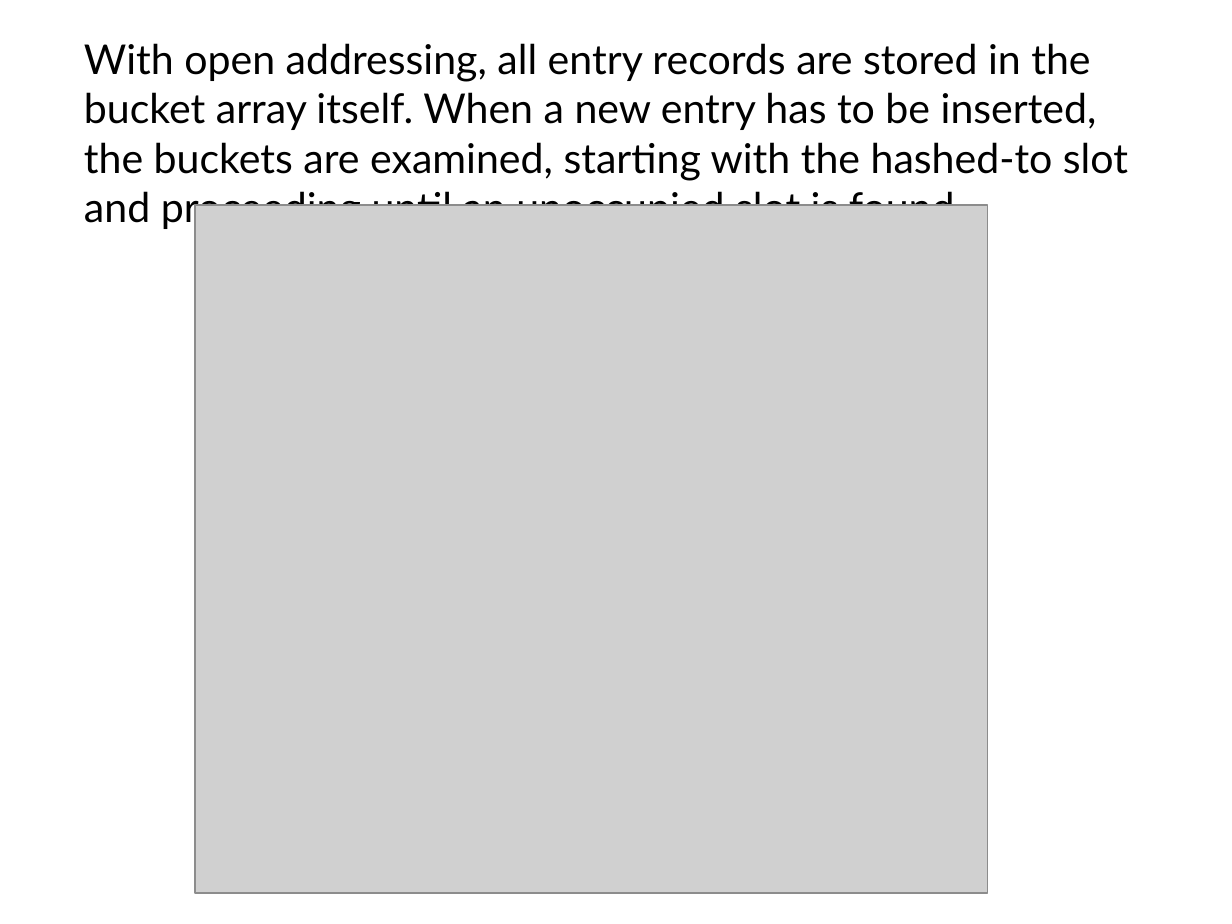
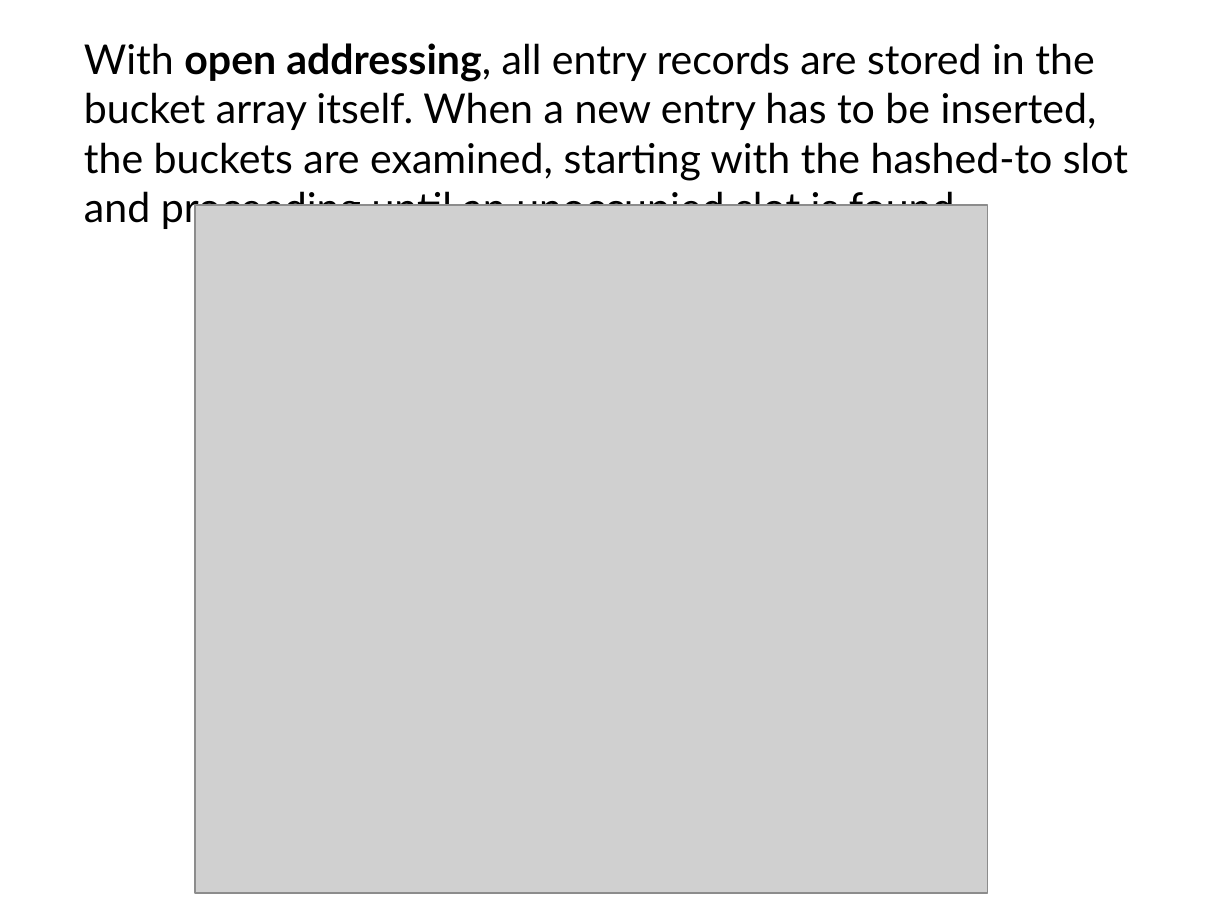
Before and after one commit to Cy-FairCS/cs3, a slide deck: slide 6 of u07e_hashtables/notes/_notes_hashtables.pptx. Drawn at 1232x924 pixels with LibreOffice and Linux fonts; fonts in the diff are those of the drawing; grey boxes stand for pictures. Boxes give left, top, right and bottom in pixels: in the first picture for what was removed or moved away, otherwise in the second. Text is boxed around its words. In the diff, an @@ line names an element or a change of style, - is before the commit and + after.

```diff
--- a/u07e_hashtables/notes/_notes_hashtables.pptx
+++ b/u07e_hashtables/notes/_notes_hashtables.pptx
@@ text "With open addressing, all entry ..." at box(84, 43, 1128, 230): bold on in "open addressing," @@
```
Also in this commit, not shown: 3 other slides changed, 2 slides added, 7 slides removed, 1 other file.
